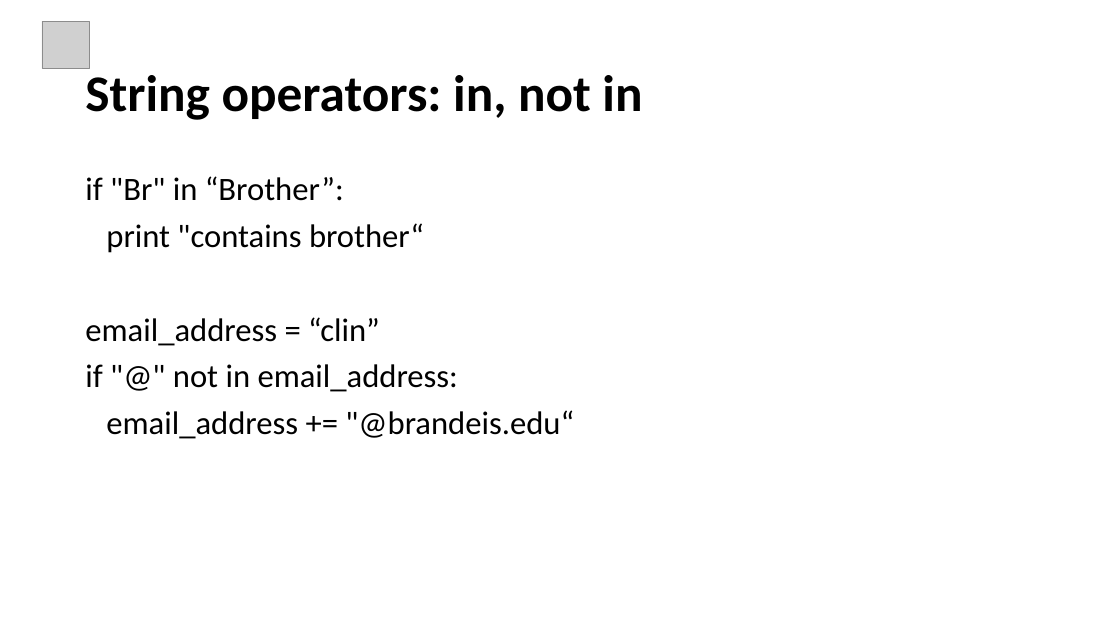
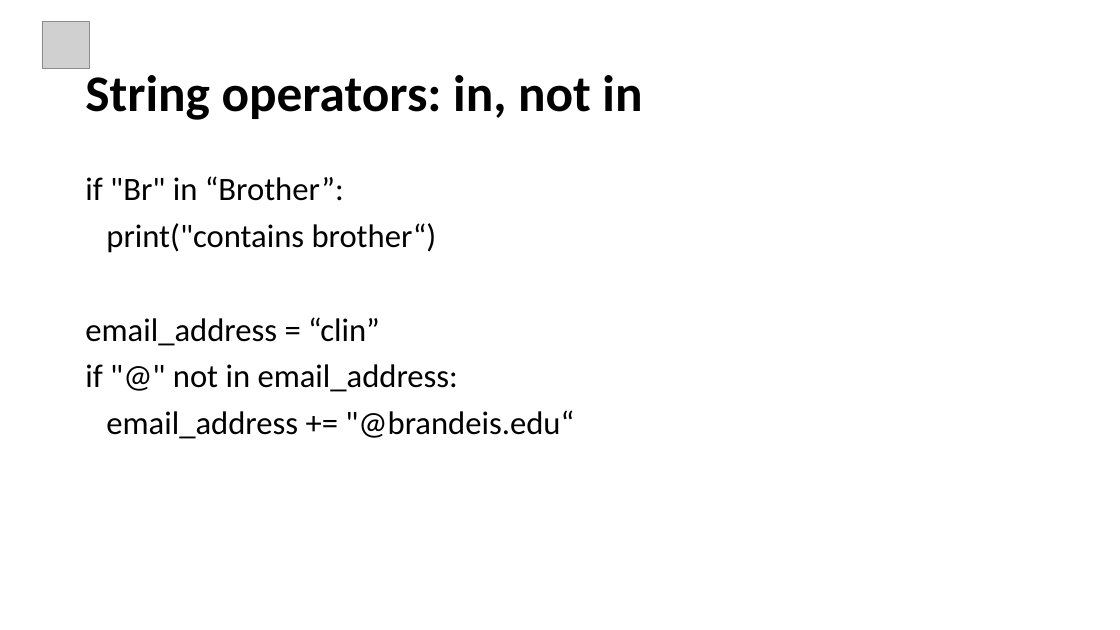
Before and after one commit to ankitagrawal579/Python, a slide deck: slide 18 of Python Ppt.pptx. Drawn at 1120x630 pixels with LibreOffice and Linux fonts; fonts in the diff are those of the drawing; grey boxes stand for pictures. Boxes give left, top, right and bottom in pixels: in the first picture for what was removed or moved away, otherwise in the second. Text is boxed around its words. In the diff, an @@ line names an element or a change of style, - is before the commit and + after.

```diff
--- a/Python Ppt.pptx
+++ b/Python Ppt.pptx
@@ text at box(106, 223, 437, 253): text changed @@
-print "contains brother“
+print("contains brother“)
```
Also in this commit, not shown: 9 other slides changed, 14 slides added.
